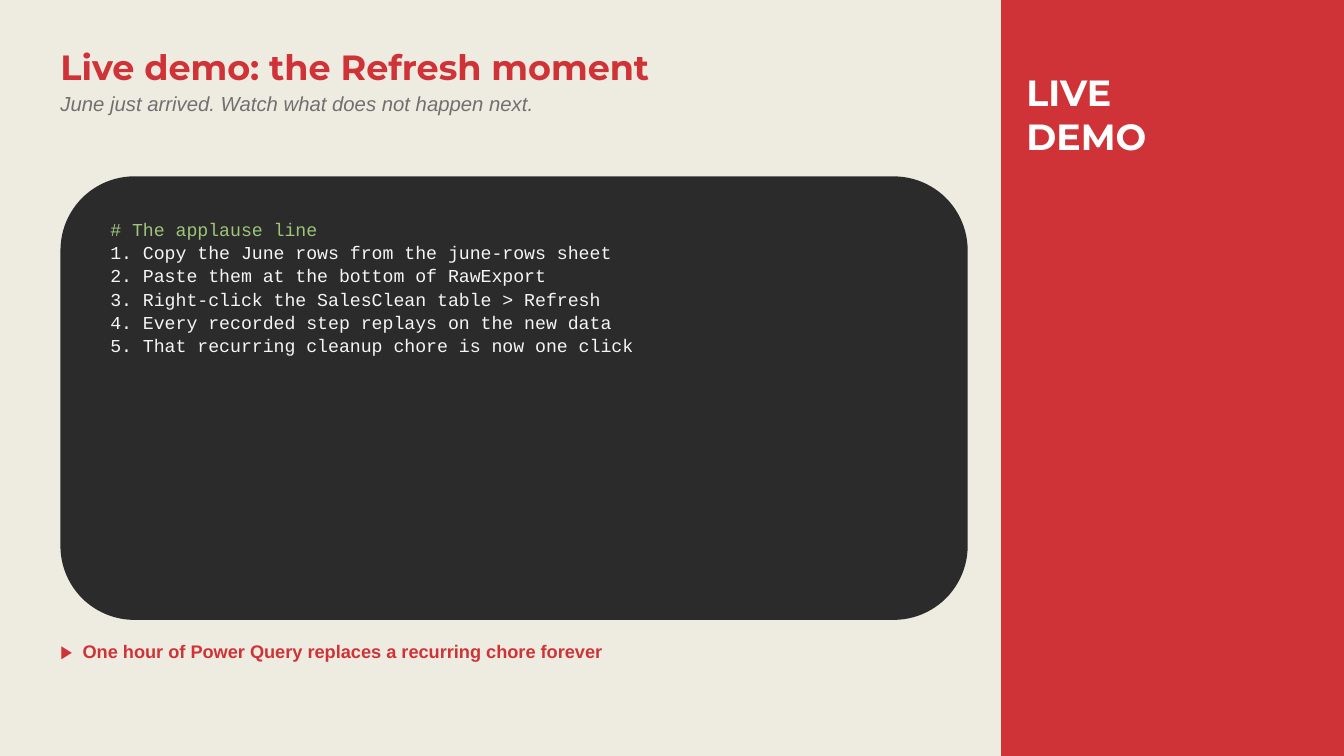
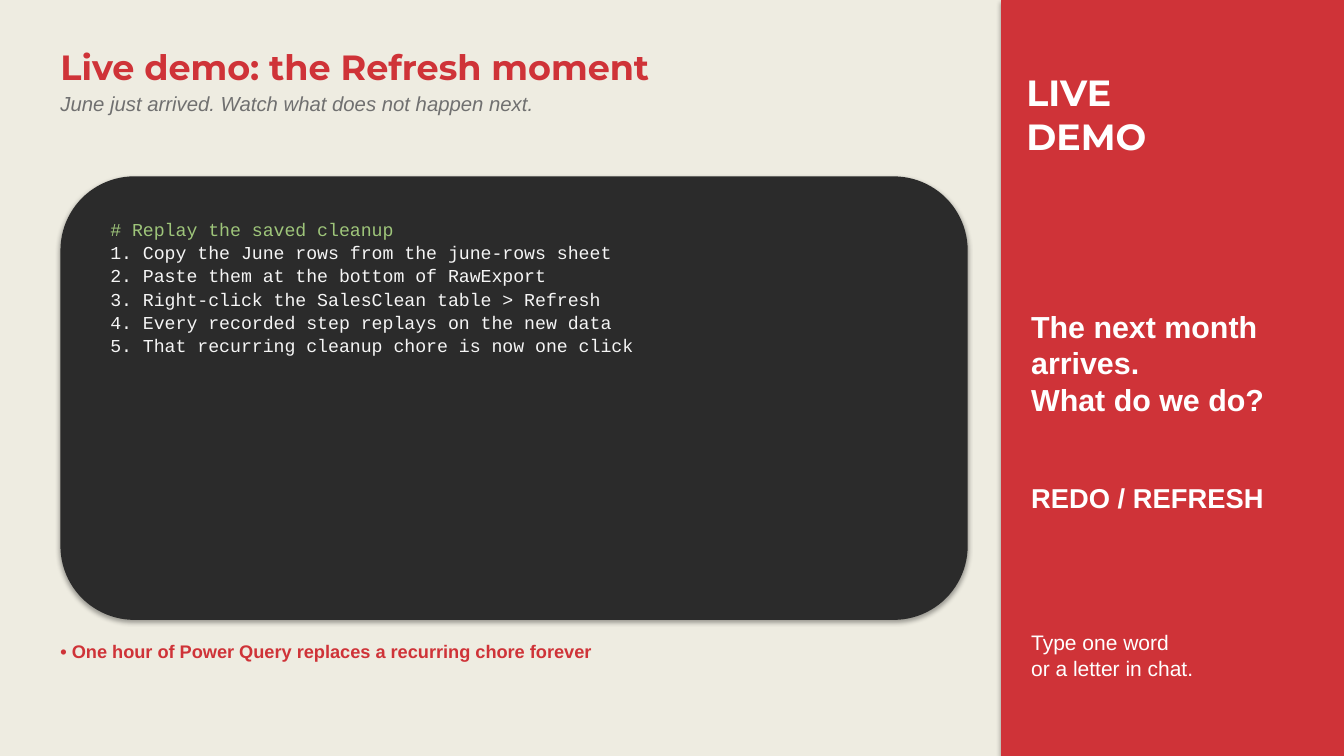
Before and after one commit to stringfestdata/guerilla-ai-for-excel, a slide deck: slide 5 of Day 3/Guerrilla AI - Day 3 - Slides.pptx. Drawn at 1344x756 pixels with LibreOffice and Linux fonts; fonts in the diff are those of the drawing. Boxes give left, top, right and bottom in pixels: in the first picture for what was removed or moved away, otherwise in the second. Text is boxed around its words. In the diff, an @@ line names an element or a change of style, - is before the commit and + after.

```diff
--- a/Day 3/Guerrilla AI - Day 3 - Slides.pptx
+++ b/Day 3/Guerrilla AI - Day 3 - Slides.pptx
@@ rectangle at [1001, 0, 1344, 756]: shadow on @@
@@ rounded rectangle "# Replay the saved cleanup" at [60, 176, 968, 620]: shadow on @@
@@ text in rounded rectangle at [132, 223, 393, 240]: text changed @@
-# The applause line
+# Replay the saved cleanup
@@ text added at [1031, 316, 1264, 412], 21.8 pt, text #FFFFFF, bold @@
+The next month arrives.
+What do we do?
@@ text added at [1031, 489, 1264, 509], 19.5 pt, text #FFFFFF, bold @@
+REDO / REFRESH
@@ text at [72, 645, 592, 662]: text changed @@
-▶ One hour of Power Query replaces a recurring chore forever
+• One hour of Power Query replaces a recurring chore forever
@@ text added at [1031, 634, 1193, 676], 15 pt, text #FFFFFF @@
+Type one word
+or a letter in chat.
```
Also in this commit, not shown: 6 other slides changed, 1 slide added, 1 slide removed, 11 other files.
